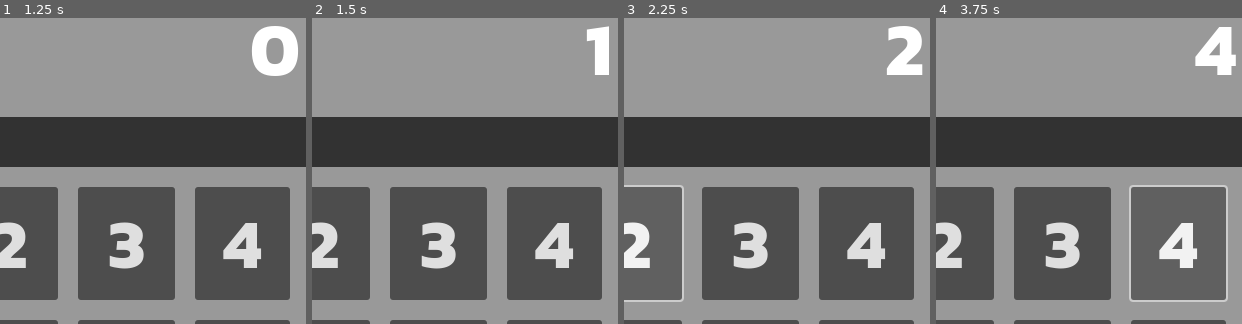
Above: before the commit, frames 1-4 (left to right).
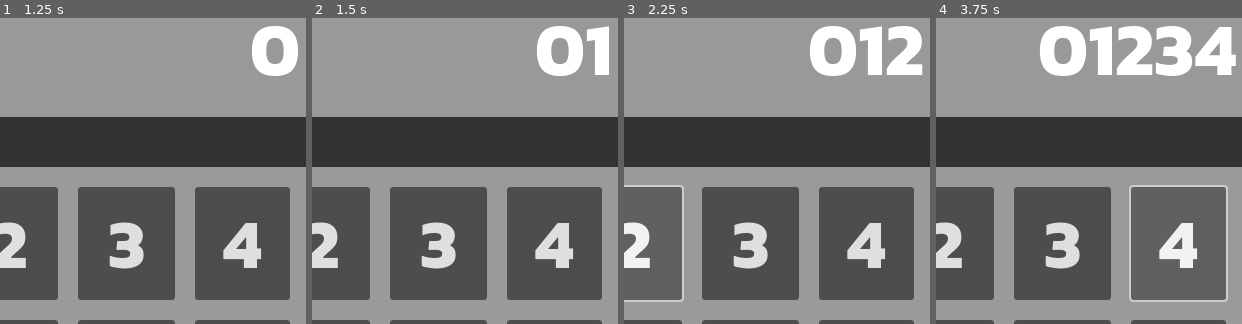
Above: after the commit, the same moments.

Repository: CamComDuck/quinary-calculator
Game: Godot game, scene res://calculator/calculator.tscn
Two runs of this game, one before a commit and one after it. Both use one fixed random seed, a clock stepped at 60 frames per second and the inputs below.
Inputs:
- Up to frame 1 (1.25 s): click "0" at 0.5 s
- Up to frame 2 (1.5 s): click "1" at 1.25 s
- Up to frame 3 (2.25 s): click "2" at 2 s
- Up to frame 4 (3.75 s): click "3" at 2.75 s; click "4" at 3.5 s
The pictures show only the part of the screen within x 48-98%, y 7-57%; the shares and areas given below are measured in that part.

Frame 1 is identical in both runs. In frame 2, 1.7% of the frame differs, in the area x 73-89%, y 2-19%; in frame 3, 2.5%; in frame 4, 5.1%, in the area x 33-84%, y 2-19%.

Commit message:
Fix double digits

Diff:
--- a/project/calculator/calculator.gd
+++ b/project/calculator/calculator.gd
@@ -172,9 +172,9 @@
 	# 0 - 4 key was pressed (a number)
 	if button_pressed <= 4:
 		if isSecondNum:
-			num2 = str(button_pressed)
+			num2 += str(button_pressed)
 		else:
-			num1 = str(button_pressed)
+			num1 += str(button_pressed)
 
 	# 5 - 8 key was pressed (+, -, *, /)
 	elif button_pressed <= 8:
